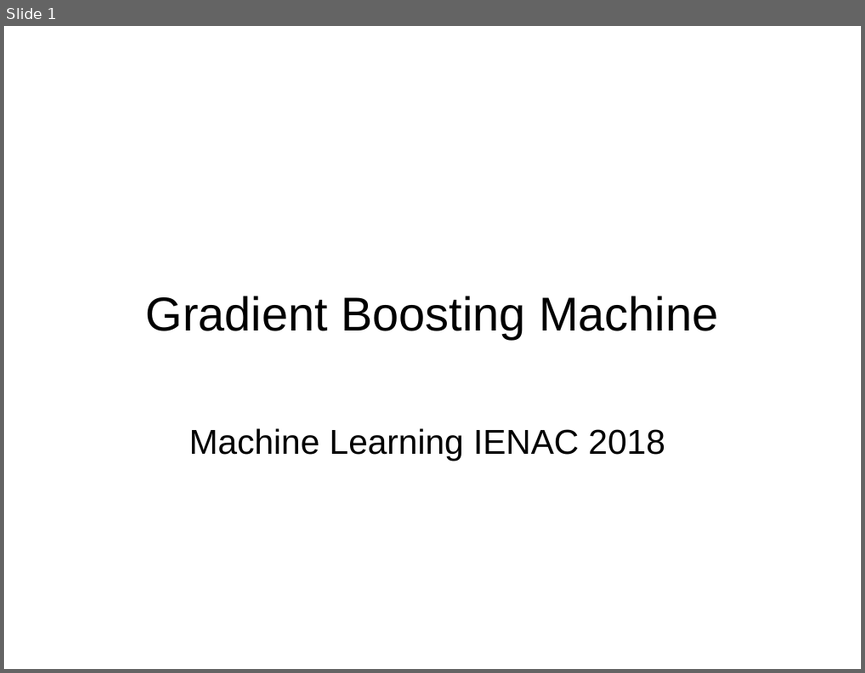
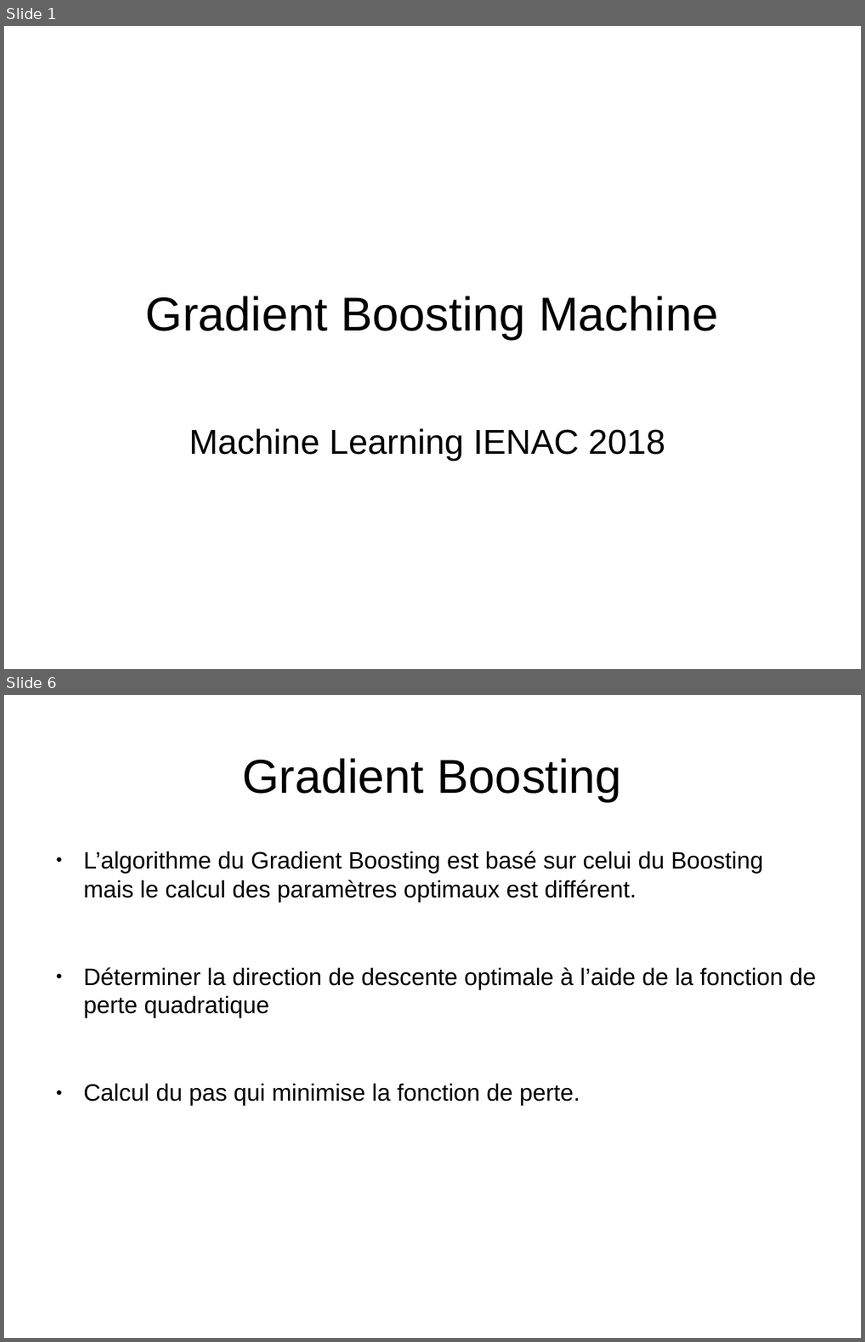
Before and after one commit to kad15/GBM, a slide deck: GBM_kad.odp. Shown one above the other, each under a label of ours: slide 1 before the commit, slides 1 and 6 after it; the slides between them are not shown. The pictures are 865x673 and 865x1342 pixels, drawn with LibreOffice and Linux fonts; fonts in the diff are those of the drawing; background and template pictures are left out. Boxes give left, top, right and bottom in pixels: in the first picture for what was removed or moved away, otherwise in the second. Text is boxed around its words. In the diff, an @@ line names an element or a change of style, - is before the commit and + after.

```diff
--- a/GBM_kad.odp
+++ b/GBM_kad.odp
@@ slide 6 added at (4, 695, 861, 1338), background #FFFFFF @@
@@ title added at (242, 758, 622, 801), 44 pt, text #000000 @@
+Gradient Boosting
@@ text added at (84, 851, 816, 1106), 22 pt, text #000000 @@
+● L’algorithme du Gradient Boosting est basé sur celui du Boosting mais le calcul des paramètres optimaux est différent.
+● Déterminer la direction de descente optimale à l’aide de la fonction de perte quadratique
+● Calcul du pas qui minimise la fonction de perte.
```
Also in this commit, not shown: 10 other slides added, 3 slides removed.
